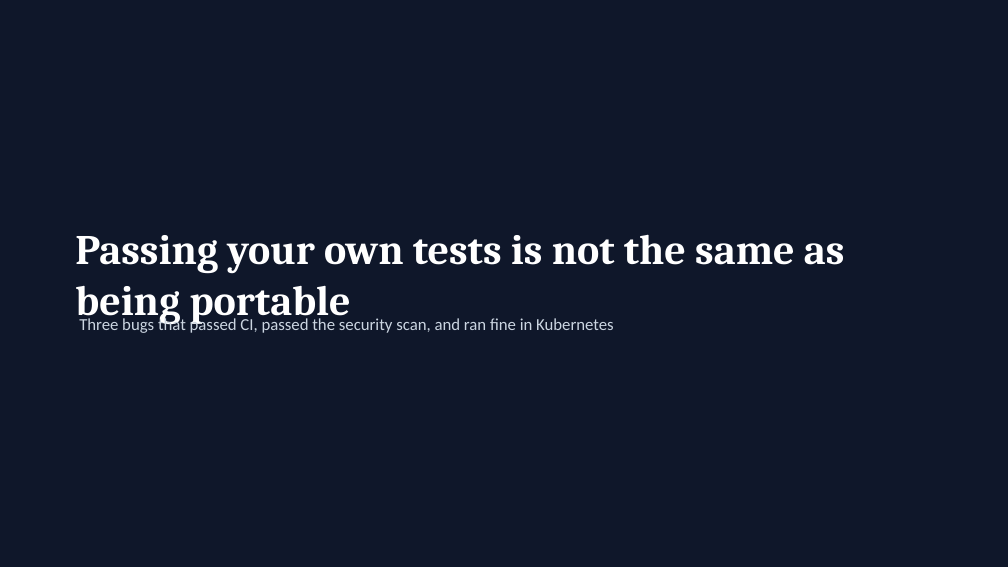
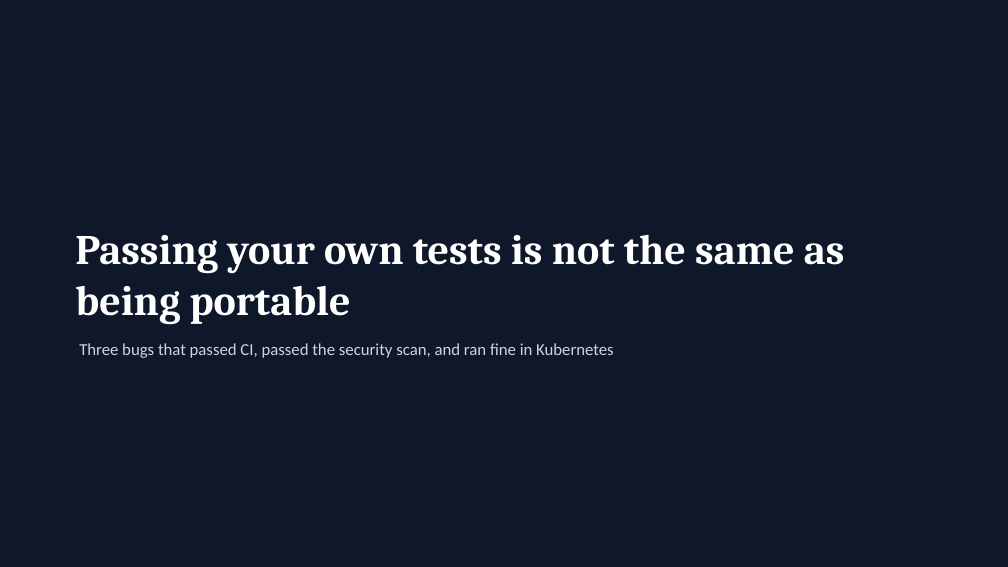
Before and after one commit to AmanYadav7015/devops-capstone-servicedesk, a slide deck: slide 20 of docs/deck/servicedesk-capstone.pptx. Drawn at 1008x567 pixels with LibreOffice and Linux fonts; fonts in the diff are those of the drawing. Boxes give left, top, right and bottom in pixels: in the first picture for what was removed or moved away, otherwise in the second. Text is boxed around its words. In the diff, an @@ line names an element or a change of style, - is before the commit and + after.

```diff
--- a/docs/deck/servicedesk-capstone.pptx
+++ b/docs/deck/servicedesk-capstone.pptx
@@ text "Three bugs that passed CI, ...": place and size @@
-text "Three bugs that passed CI, ..." at (79,316,614,333)
+text "Three bugs that passed CI, ..." at (79,343,614,358)
```
Also in this commit, not shown: 2 other slides changed, 2 other files.
